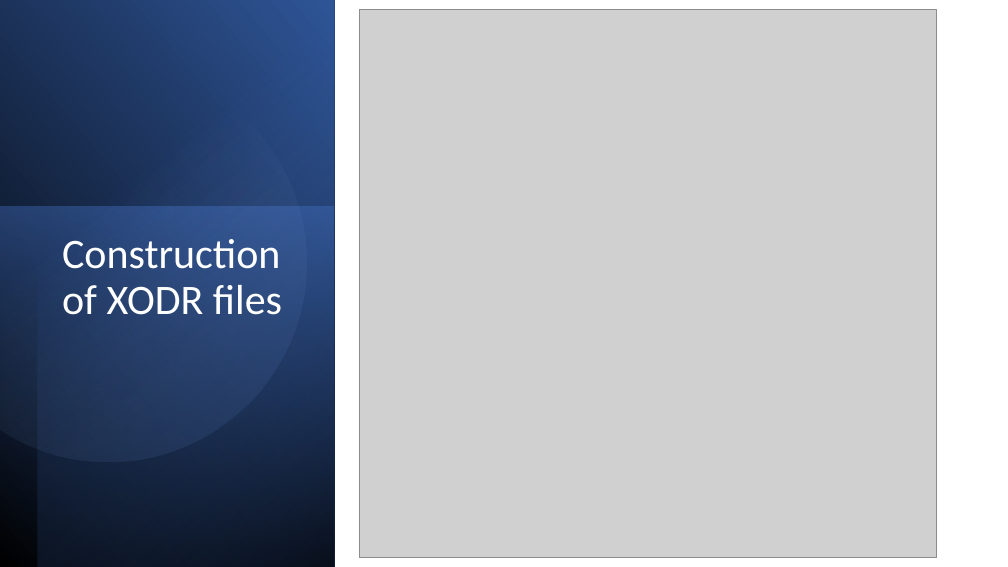
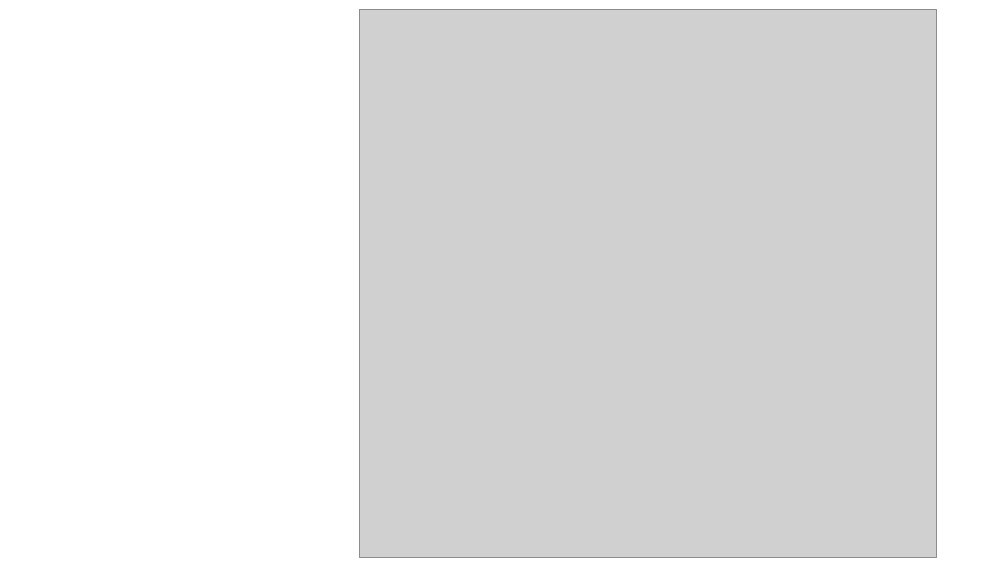
Before and after one commit to ivsg-psu/PathPlanning_MapTools_ParseXODR, a slide deck: slide 11 of Documents/OpenDRIVE-MATLAB.pptx (slide 12 before the commit). Drawn at 1008x567 pixels with LibreOffice and Linux fonts; fonts in the diff are those of the drawing; grey boxes stand for pictures. Boxes give left, top, right and bottom in pixels: in the first picture for what was removed or moved away, otherwise in the second. Text is boxed around its words. In the diff, an @@ line names an element or a change of style, - is before the commit and + after.

```diff
--- a/Documents/OpenDRIVE-MATLAB.pptx
+++ b/Documents/OpenDRIVE-MATLAB.pptx
@@ rectangle removed at [0, 0, 334, 567] @@
@@ rectangle removed at [38, 0, 334, 567] @@
@@ freeform shape removed at [0, 39, 342, 497] @@
@@ rectangle removed at [0, 207, 334, 567] @@
@@ title removed at [62, 239, 282, 315] @@
-Construction of XODR files
```
Also in this commit, not shown: 10 other slides changed, 10 slides added, 3 slides removed, 3 other files.
